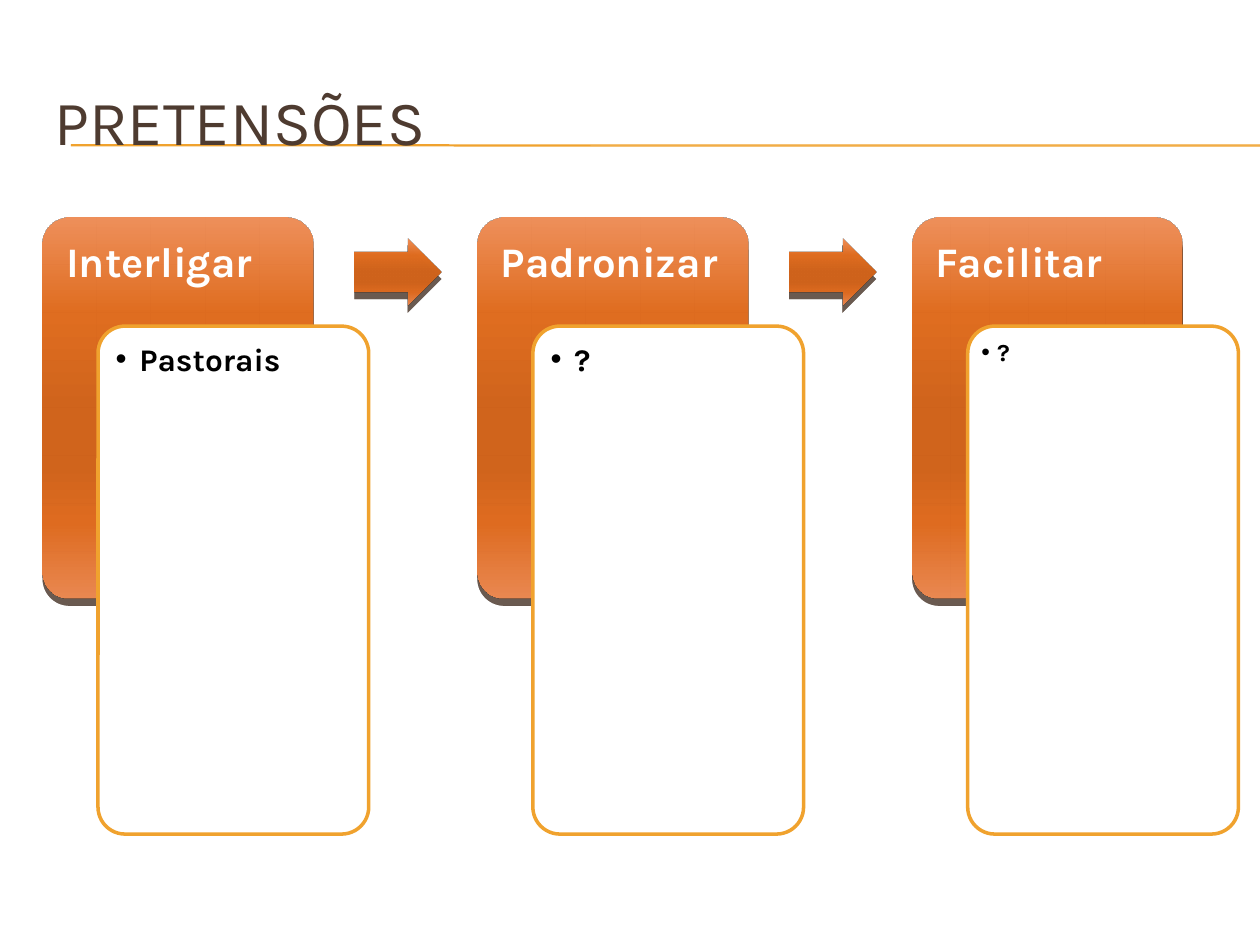
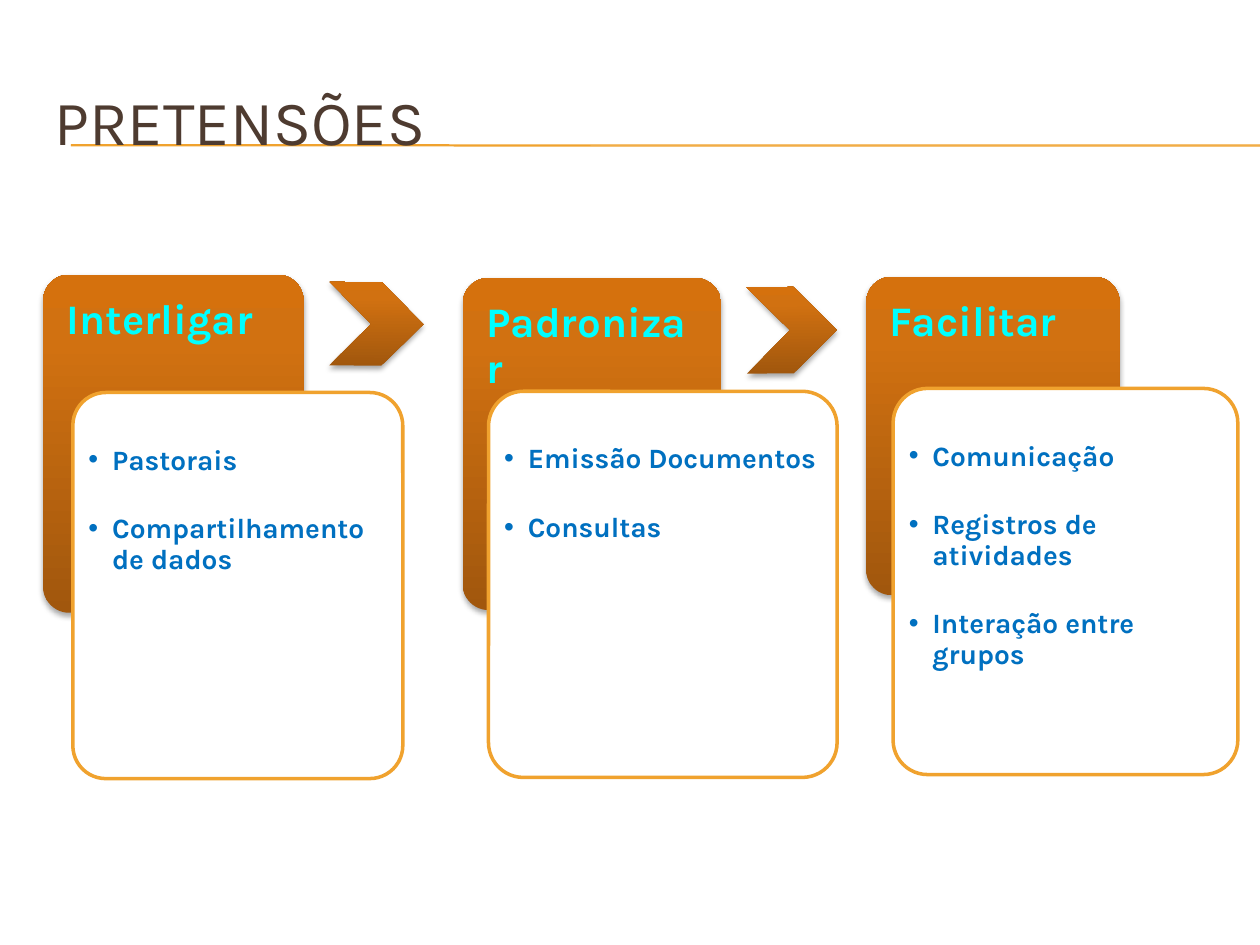
Before and after one commit to Neimarmg/Open_source, a slide deck: slide 6 of SAS/Planejamento/Docs/#3 - Apresentação do projeto.pptx. Drawn at 1260x945 pixels with LibreOffice and Linux fonts; fonts in the diff are those of the drawing; background and template pictures are left out. Boxes give left, top, right and bottom in pixels: in the first picture for what was removed or moved away, otherwise in the second. Text is boxed around its words. In the diff, an @@ line names an element or a change of style, - is before the commit and + after.

```diff
--- a/SAS/Planejamento/Docs/#3 - Apresentação do projeto.pptx
+++ b/SAS/Planejamento/Docs/#3 - Apresentação do projeto.pptx
@@ text "Interligar" moved from (x1=66, y1=247, x2=252, y2=288) to (x1=67, y1=304, x2=253, y2=345) @@
@@ rounded rectangle resized from (x1=43, y1=218, x2=314, y2=598) to (x1=43, y1=275, x2=304, y2=612) @@
@@ text "Padronizar" moved from (x1=501, y1=247, x2=718, y2=278) to (x1=462, y1=278, x2=721, y2=413) @@
@@ rounded rectangle resized from (x1=478, y1=218, x2=748, y2=598) to (x1=462, y1=278, x2=721, y2=611) @@
@@ text colour #FFFFFF to #00FFFF in 3 elements at (x1=67, y1=304, x2=253, y2=345), (x1=462, y1=278, x2=721, y2=413), (x1=890, y1=306, x2=1057, y2=337) @@
@@ text "Facilitar" moved from (x1=936, y1=247, x2=1103, y2=278) to (x1=890, y1=306, x2=1057, y2=337) @@
@@ fill gradient #EE8F5B to #E06D21 to #D0641C to #DE6C20 to #E88852 to gradient #A1570E to #D17112 to #D6720E; shadow changed in 3 elements at (x1=43, y1=275, x2=304, y2=612), (x1=462, y1=278, x2=721, y2=611), (x1=867, y1=277, x2=1120, y2=596) @@
@@ rounded rectangle resized from (x1=912, y1=218, x2=1183, y2=598) to (x1=867, y1=277, x2=1120, y2=596) @@
@@ group removed at (x1=354, y1=238, x2=1239, y2=834): 2 right arrows, 2 texts @@
-  •• ?
-  •• ?
@@ rounded rectangle resized from (x1=968, y1=326, x2=1239, y2=834) to (x1=893, y1=388, x2=1239, y2=774) @@
@@ rounded rectangle resized from (x1=98, y1=326, x2=369, y2=834) to (x1=73, y1=393, x2=403, y2=779) @@
@@ text "Pastorais" moved from (x1=139, y1=348, x2=280, y2=372) to (x1=112, y1=450, x2=364, y2=570) @@
@@ rounded rectangle resized from (x1=533, y1=326, x2=804, y2=834) to (x1=489, y1=392, x2=838, y2=777) @@
@@ group added at (x1=330, y1=282, x2=1134, y2=670): 2 chevrons, 2 texts @@
+  •• Emissão Documentos
+  •• Consultas
+  •• Comunicação
+  •• Registros de atividades
+  •• Interação entre grupos
@@ text at (x1=112, y1=450, x2=237, y2=471): size 18 to 16 pt, text colour #000000 to #0070C0 in "Pastorais" @@
@@ text at (x1=112, y1=518, x2=364, y2=570): paragraph added @@
+  •• Compartilhamento de dados
```
Also in this commit, not shown: 5 other slides changed, 1 other file.
